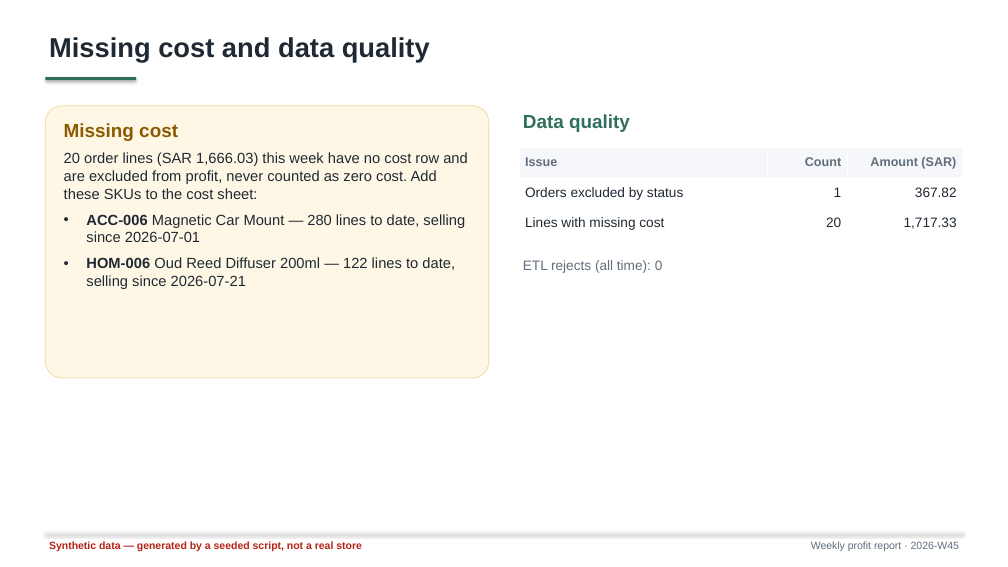
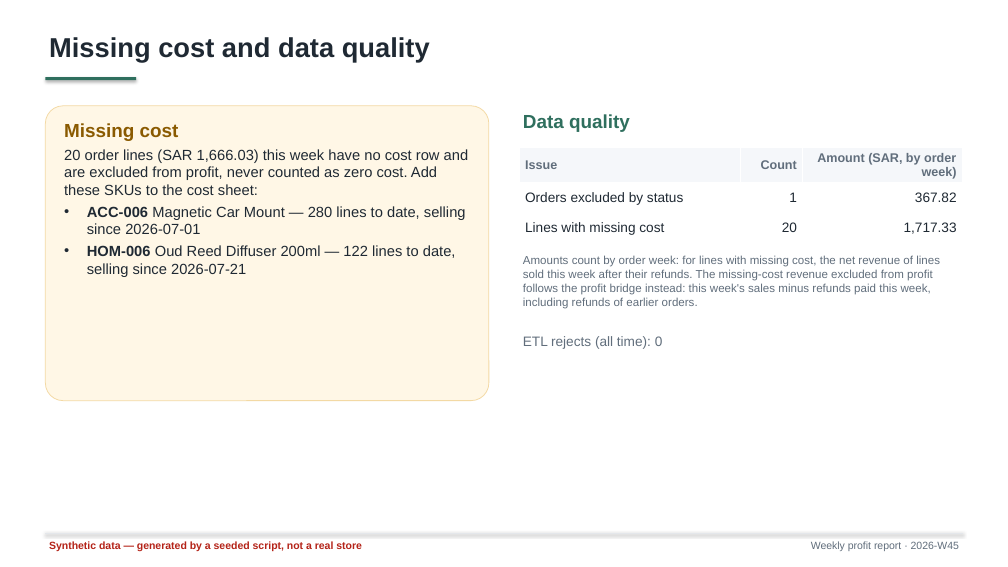
Before and after one commit to zeyadosmoh/ecommerce-profit-reporting, a slide deck: slide 7 of docs/sample-report/2026-W45/report.pptx. Drawn at 1008x567 pixels with LibreOffice and Linux fonts; fonts in the diff are those of the drawing. Boxes give left, top, right and bottom in pixels: in the first picture for what was removed or moved away, otherwise in the second. Text is boxed around its words. In the diff, an @@ line names an element or a change of style, - is before the commit and + after.

```diff
--- a/docs/sample-report/2026-W45/report.pptx
+++ b/docs/sample-report/2026-W45/report.pptx
@@ rounded rectangle "Missing cost": place and size @@
-rounded rectangle "Missing cost" at (45, 106, 489, 378)
+rounded rectangle "Missing cost" at (45, 106, 489, 401)
@@ rounded rectangle "Missing cost" at (45, 106, 489, 401): less space between paragraphs @@
@@ table at (520, 147, 963, 239) @@
-row 1, column 3: Amount (SAR)
+row 1, column 3: Amount (SAR, by order week)
@@ text added at (523, 255, 940, 309), 11 pt, text #616E7C @@
+Amounts count by order week: for lines with missing cost, the net revenue of lines sold this week after their refunds. The missing-cost revenue excluded from profit follows the profit bridge instead: this week's sales minus refunds paid this week, including refunds of earlier orders.
@@ text "ETL rejects (all time): 0": place and size @@
-text "ETL rejects (all time): 0" at (523, 260, 663, 273)
+text "ETL rejects (all time): 0" at (523, 336, 663, 349)
```
Also in this commit, not shown: 2 other slides changed, 15 other files.
